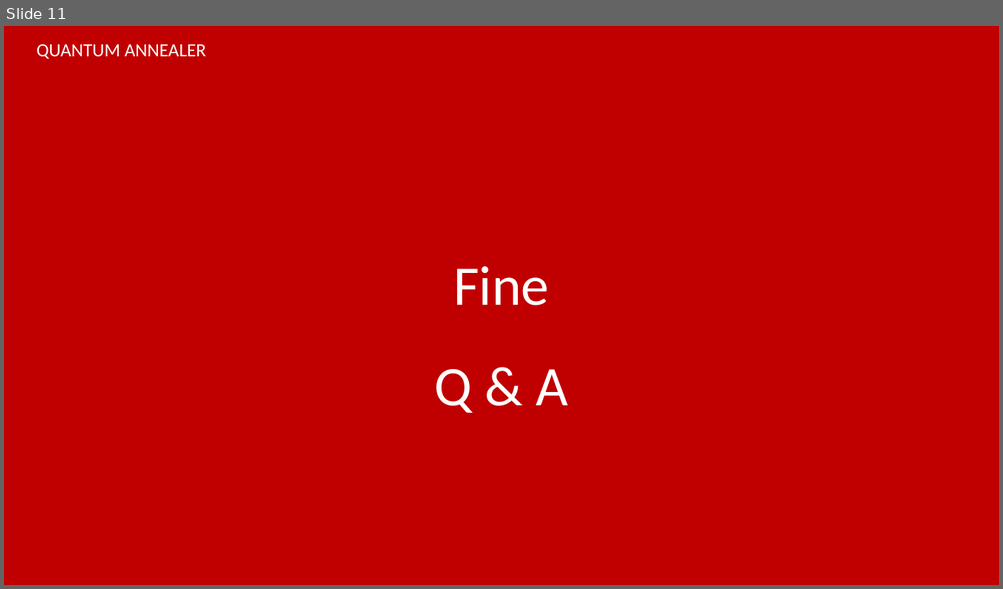
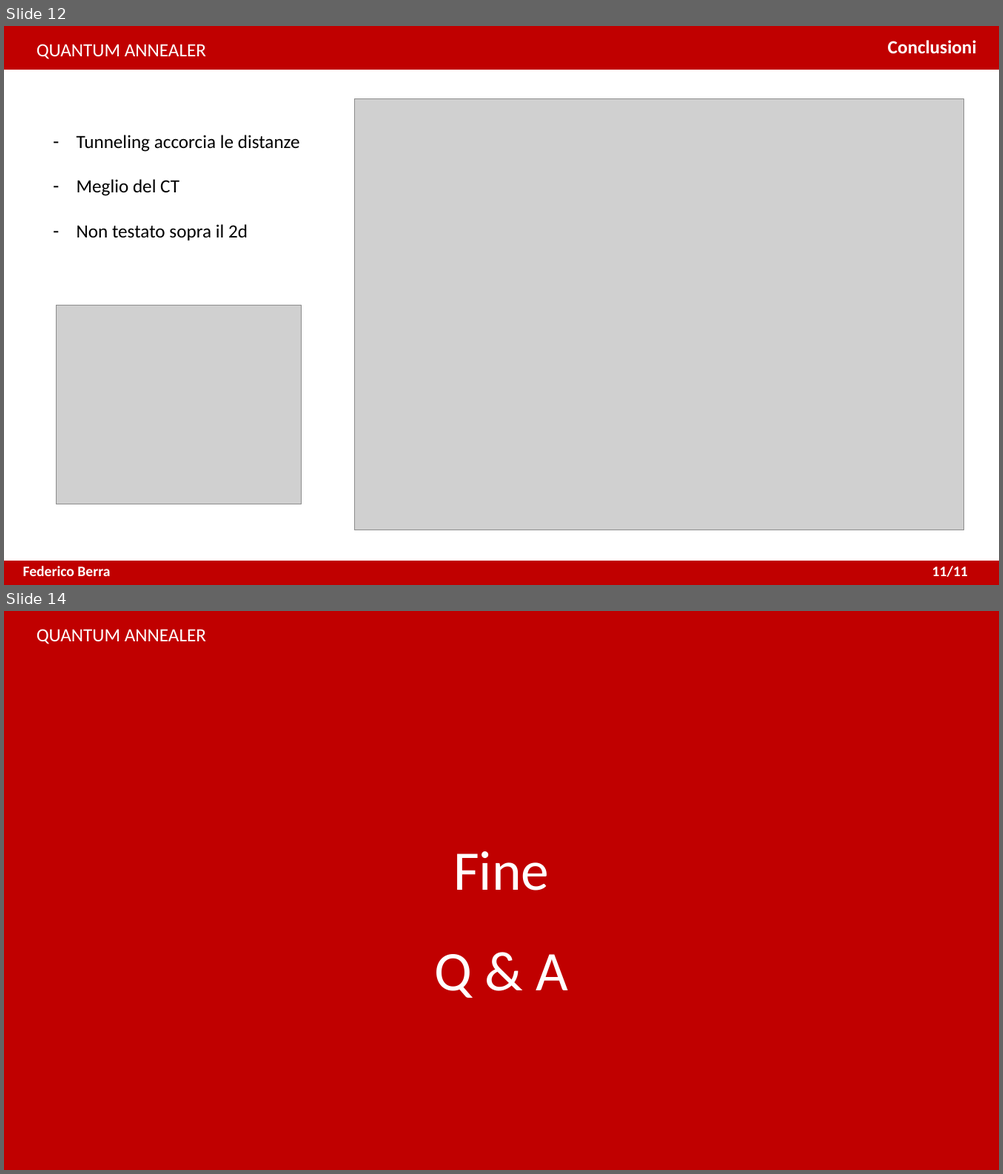
Before and after one commit to XaBerr/tesi-triennale, a slide deck: presentazione/presentazione.pptx. Shown one above the other, each under a label of ours: slide 11 before the commit, slides 12 and 14 after it; the slides between them are not shown. The pictures are 1003x589 and 1003x1174 pixels, drawn with LibreOffice and Linux fonts; fonts in the diff are those of the drawing; grey boxes stand for pictures. Boxes give left, top, right and bottom in pixels: in the first picture for what was removed or moved away, otherwise in the second. Text is boxed around its words. In the diff, an @@ line names an element or a change of style, - is before the commit and + after.

```diff
--- a/presentazione/presentazione.pptx
+++ b/presentazione/presentazione.pptx
@@ slide 12 added at [4,26,999,585], background #FFFFFF @@
@@ rectangle added at [4,26,999,69], fill #C00000, outline #C00000 1 pt @@
@@ text added at [37,44,206,59], 18 pt, text #FFFFFF @@
+QUANTUM ANNEALER
@@ text added at [888,40,976,54], 18 pt, text #FFFFFF, bold @@
+Conclusioni
@@ title added at [128,56,875,106], 20 pt, text #FFFFFF @@
+SIMULATE ANNEALING
@@ picture added at [354,99,964,531] @@
@@ text added at [77,135,300,241], 18 pt, text #000000 @@
+– Tunneling accorcia le distanze
+– Meglio del CT
+– Non testato sopra il 2d
@@ picture added at [57,306,301,505] @@
@@ rectangle added at [4,562,999,585], fill #C00000, outline #C00000 1 pt @@
@@ text added at [23,566,110,577], 14 pt, text #FFFFFF, bold @@
+Federico Berra
@@ text added at [932,566,967,577], 14 pt, text #FFFFFF, bold @@
+11/11
@@ what was slide 11 is now slide 14 @@
```
Also in this commit, not shown: 9 slides changed, 2 other slides added, 4 other files.
